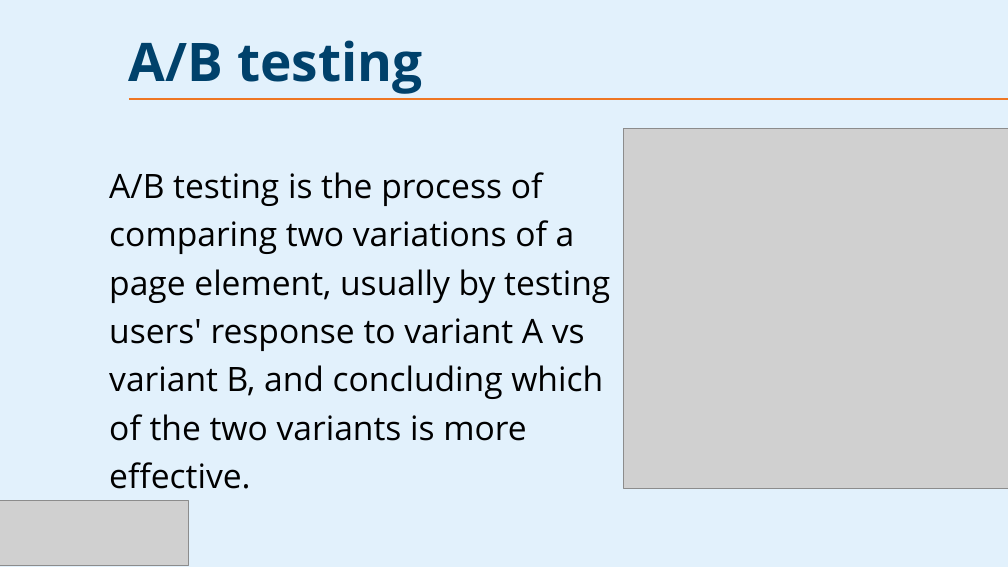
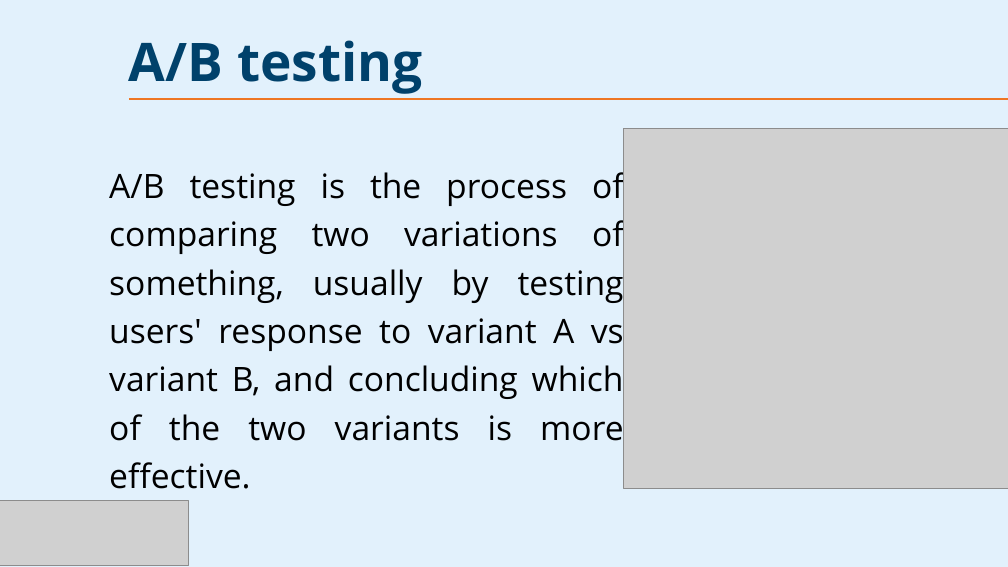
Before and after one commit to PsDragon/ADSAI_FOR_SECOND_YEARS, a slide deck: slide 2 of docs/Study Content/Human-Centered Artificial Intelligence/Assets/AB-Testing.pptx. Drawn at 1008x567 pixels with LibreOffice and Linux fonts; fonts in the diff are those of the drawing; grey boxes stand for pictures; background and template pictures are left out. Boxes give left, top, right and bottom in pixels: in the first picture for what was removed or moved away, otherwise in the second. Text is boxed around its words. In the diff, an @@ line names an element or a change of style, - is before the commit and + after.

```diff
--- a/docs/Study Content/Human-Centered Artificial Intelligence/Assets/AB-Testing.pptx
+++ b/docs/Study Content/Human-Centered Artificial Intelligence/Assets/AB-Testing.pptx
@@ text at box(109, 167, 624, 489): text changed @@
-A/B testing is the process of comparing two variations of a page element, usually by testing users' response to variant A vs variant B, and concluding which of the two variants is more effective.
+A/B testing is the process of comparing two variations of something, usually by testing users' response to variant A vs variant B, and concluding which of the two variants is more effective.
```
Also in this commit, not shown: 2 other slides changed, 11 slides added.
